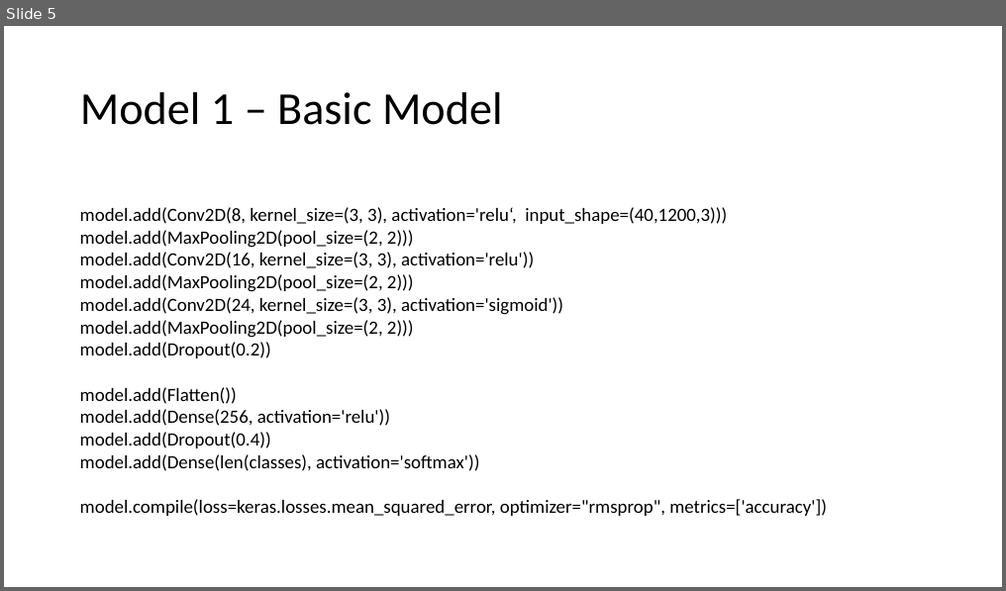
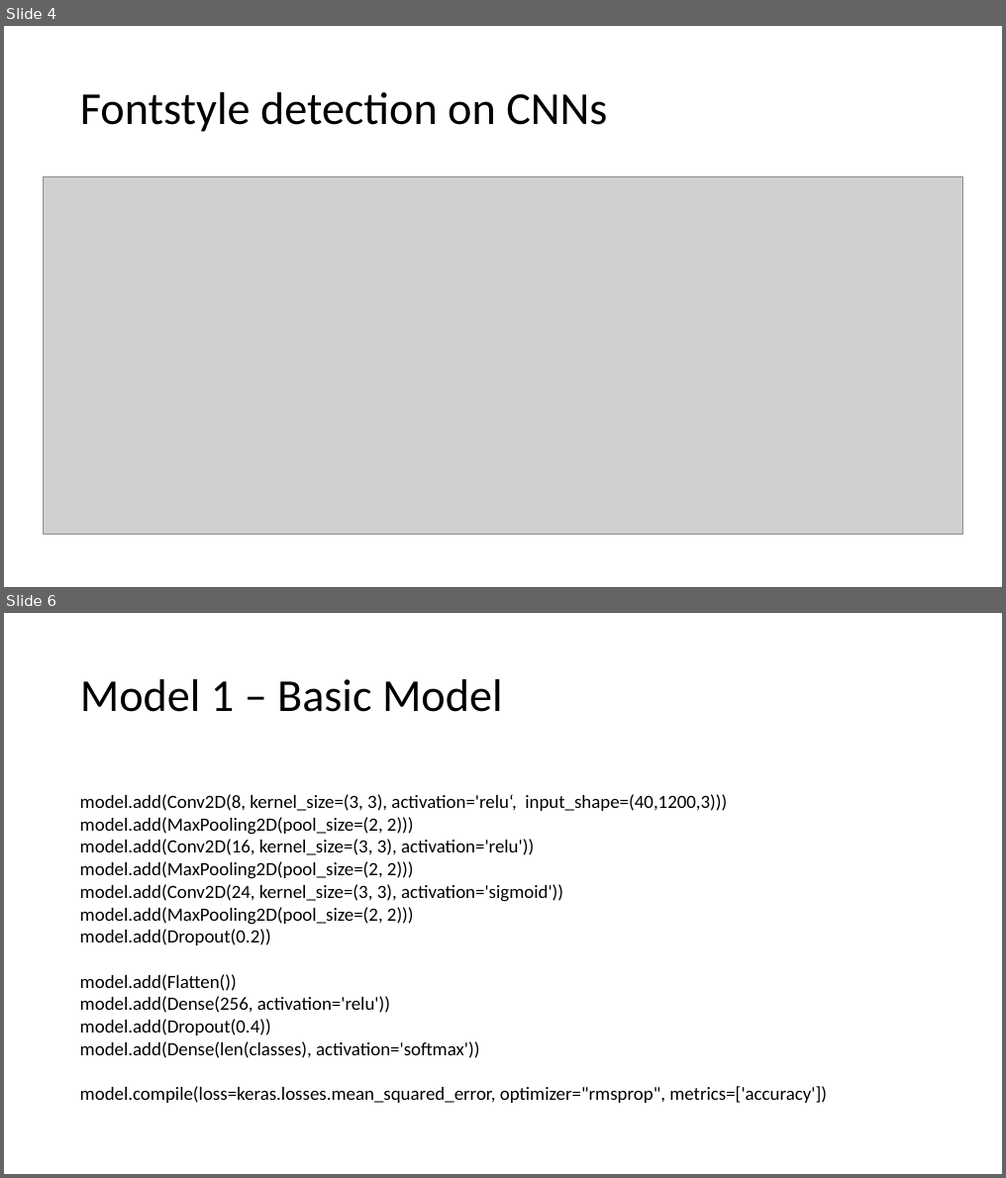
Before and after one commit to alex-ta/Fontinator, a slide deck: NeuronalNet/Alex/Schriftartenerkennung mit CNN.pptx. Shown one above the other, each under a label of ours: slide 5 before the commit, slides 4 and 6 after it; the slides between them are not shown. The pictures are 1006x591 and 1006x1178 pixels, drawn with LibreOffice and Linux fonts; fonts in the diff are those of the drawing; grey boxes stand for pictures. Boxes give left, top, right and bottom in pixels: in the first picture for what was removed or moved away, otherwise in the second. Text is boxed around its words. In the diff, an @@ line names an element or a change of style, - is before the commit and + after.

```diff
--- a/NeuronalNet/Alex/Schriftartenerkennung mit CNN.pptx
+++ b/NeuronalNet/Alex/Schriftartenerkennung mit CNN.pptx
@@ slide 4 added at (x1=4, y1=26, x2=1002, y2=587), background #FFFFFF @@
@@ title added at (x1=80, y1=92, x2=607, y2=132), 44 pt, text #000000 @@
+Fontstyle detection on CNNs
@@ picture added at (x1=44, y1=177, x2=963, y2=534) @@
@@ what was slide 5 is now slide 6 @@
```
Also in this commit, not shown: 6 slides changed, 2 other slides added, 2 slides removed, 1 other file.
